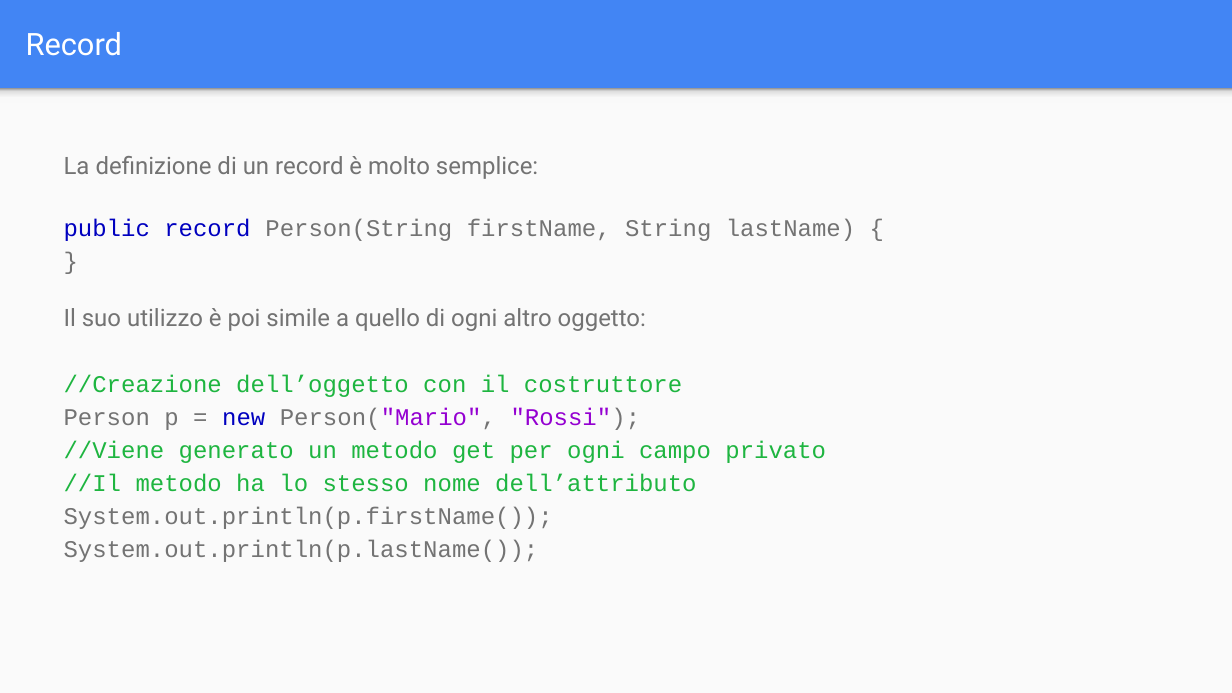
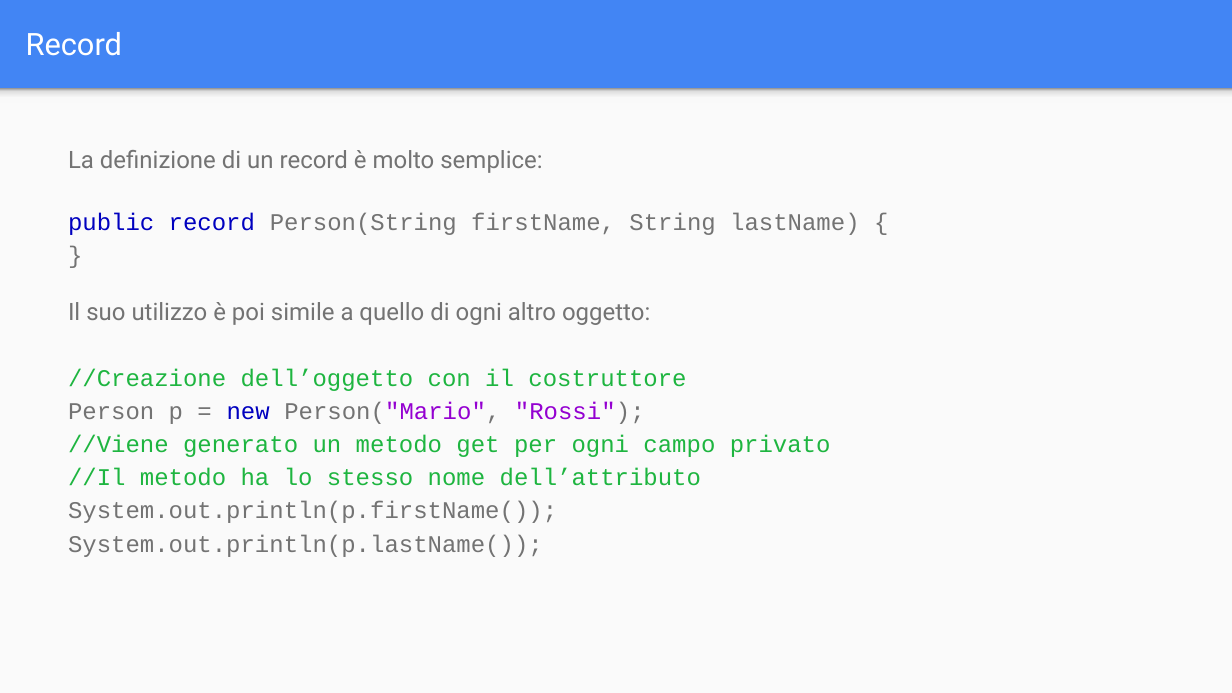
Before and after one commit to Rhaegal222/User-Interface-Design, a slide deck: slide 31 of Slides/1 - Java/01 - Java - Sintassi.pptx. Drawn at 1232x693 pixels with LibreOffice and Linux fonts; fonts in the diff are those of the drawing. Boxes give left, top, right and bottom in pixels: in the first picture for what was removed or moved away, otherwise in the second. Text is boxed around its words. In the diff, an @@ line names an element or a change of style, - is before the commit and + after.

```diff
--- a/Slides/1 - Java/01 - Java - Sintassi.pptx
+++ b/Slides/1 - Java/01 - Java - Sintassi.pptx
@@ text "La definizione di un record ..." moved from (x1=64, y1=156, x2=855, y2=562) to (x1=68, y1=150, x2=859, y2=557) @@
```
Also in this commit, not shown: 3 other slides changed, 32 other files.
